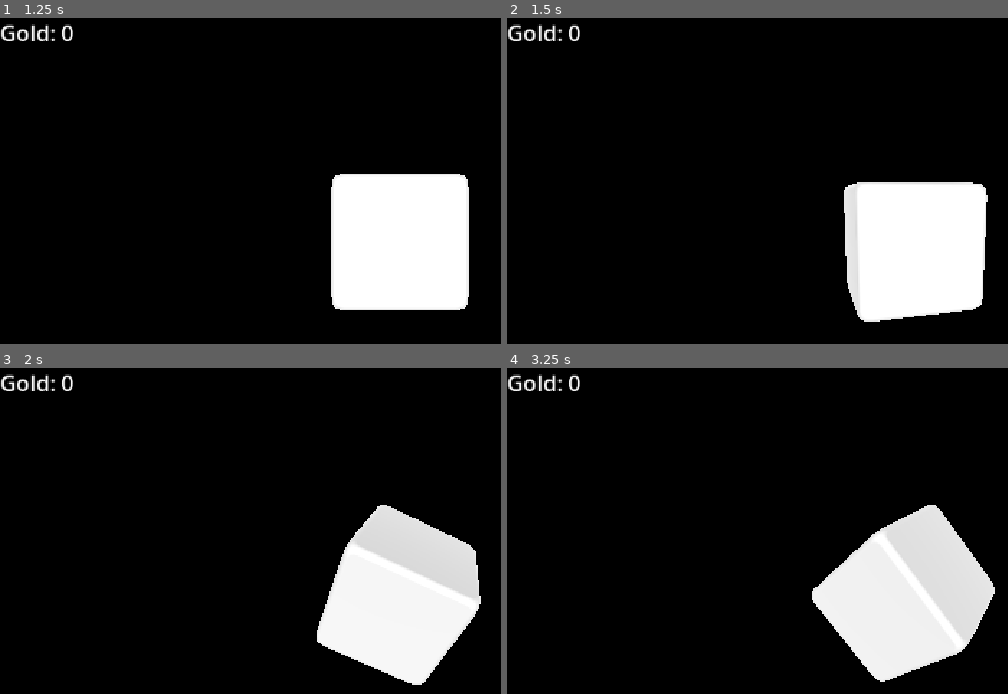
Above: before the commit, frames 1-4 (two rows, left to right).
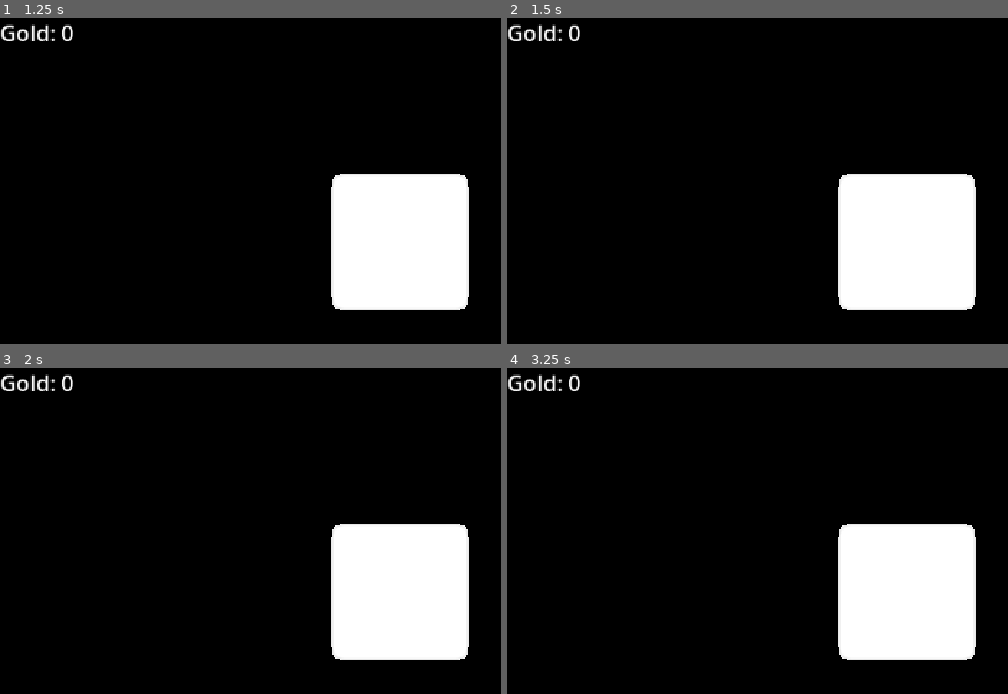
Above: after the commit, the same moments.

Repository: CyberSugarStudios/clickerCube
Game: Godot game, scene res://scenes/main.tscn
Same seed, same stepped clock (60 frames per second), same inputs: the game is played once before the commit and once after it.
Inputs (mouse positions are in pixels of both pictures, inside the frame that each line leads up to):
- Up to frame 1 (1.25 s): move the mouse to (outside the picture) at 0.52 s; click (outside the picture) at 0.67 s
- Up to frame 2 (1.5 s): tap Enter at 1.25 s; drag from (747, 265) to (867, 330) at 1.27 s
- Up to frame 3 (2 s): no input
- Up to frame 4 (3.25 s): tap Space at 2 s; move the mouse to (987, 491) at 2.02 s; click (987, 491) at 2.17 s; tap Enter at 2.75 s; drag from (867, 680) to (667, 524) at 2.77 s

Frame 1 is identical in both runs. In frame 2, 3.2% of the frame differs, in the area x 66-97%, y 47-94%; in frame 3, 5.8%; in frame 4, 6.7%, in the area x 60-98%, y 42-97%.

Commit message:
Split mouse controls: left click hits, right-drag rotates

Diff:
--- a/clickerCube/scripts/grid_controls.gd
+++ b/clickerCube/scripts/grid_controls.gd
@@ -12,6 +12,7 @@
 @export var click_streak_window: float = 0.35
 #endregion
 
+var is_mouse_rotating: bool = false
 var last_tap_time: float = -1.0
 var in_click_streak: bool = false
 var is_pressing: bool = false
@@ -23,6 +24,21 @@
 #endregion
 
 func _unhandled_input(event: InputEvent) -> void:
+	if event.device == InputEvent.DEVICE_ID_EMULATION:
+		return
+
+	if event is InputEventMouseButton:
+		if event.button_index == MOUSE_BUTTON_LEFT and event.pressed:
+			queue_tap(event.position)
+		elif event.button_index == MOUSE_BUTTON_RIGHT:
+			is_mouse_rotating = event.pressed
+		return
+
+	if event is InputEventMouseMotion:
+		if is_mouse_rotating:
+			rotate_grid(event.relative)
+		return
+
 	if event is InputEventScreenTouch and event.index == 0:
 		if event.pressed:
 			is_pressing = true
@@ -43,7 +59,6 @@
 		var threshold := quick_drag_threshold if use_quick else drag_threshold
 		if not is_dragging and event.position.distance_to(press_pos) > threshold:
 			is_dragging = true
-			print("Drag started: held %.2fs, moved %.0fpx, threshold %.0f" % [held_for, event.position.distance_to(press_pos), threshold])
 		if is_dragging:
 			grid.rotate(Vector3.UP, event.relative.x * rotate_speed)
 			grid.rotate(Vector3.RIGHT, event.relative.y * rotate_speed)
@@ -63,3 +78,11 @@
 	var cube := result.collider as Cube
 	if cube:
 		cube.take_damage(GameState.get_click_damage())
+
+func queue_tap(screen_pos: Vector2) -> void:
+	pending_tap = true
+	tap_pos = screen_pos
+
+func rotate_grid(relative: Vector2) -> void:
+	grid.rotate(Vector3.UP, relative.x * rotate_speed)
+	grid.rotate(Vector3.RIGHT, relative.y * rotate_speed)
